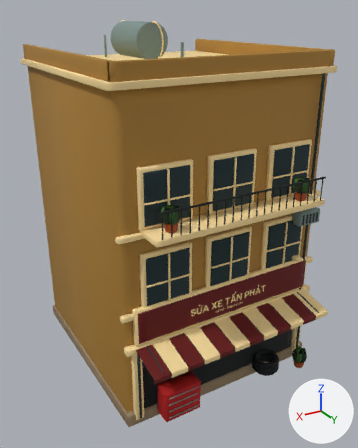
Renders of the FBX model Assets/PhoViet/Art/Streets/PV_StreetShop05.fbx from each side of a commit.
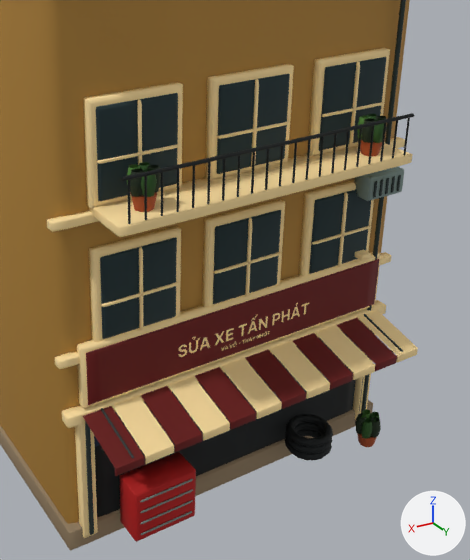
Old and new are each drawn whole from a 50 mm lens placed at (8.98, 15.76, 12.88), pointed at (0.12, 0.99, 5.5) and again close up on the part from 25% to 100% of the width and 25% to 97% of the height. Arrows for +X, +Y and +Z are at lower right; the lights stay in place. The older version's two pictures come first. Objects named as collision shapes, trigger or cutter boxes, shadow casters or lower levels of detail are left out. Where no turn or scale is listed for an object, it has been applied to the vertices. Vertices at exactly the same position are counted once.

In view in the first close-up: 'PV_StreetShop05_LOD0'.
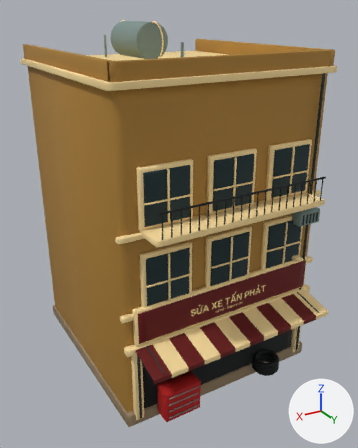
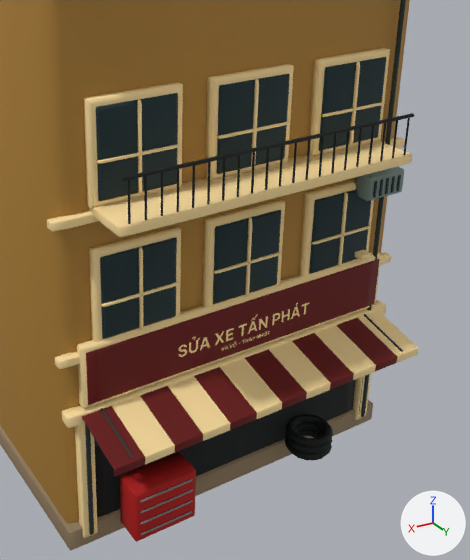
Changed parts and their boxes [x1, y1, x2, y2] in the close-ups (470 x 560 px; the box of a moved part takes in the faces that stretch with it):
part 1 of me_pv_streetshop05_lod0_003, deleted: before [127, 114, 387, 447]
part 2 of me_pv_streetshop05_lod0_003, moved or reshaped: before [83, 310, 418, 476]; after [82, 310, 418, 476]

Patch to the scene script:
```diff
--- a/Assets/PhoViet/Art/Streets/PV_StreetShop05.fbx.py
+++ b/Assets/PhoViet/Art/Streets/PV_StreetShop05.fbx.py
@@ me_pv_streetshop05_lod0_003 @@
 # used by ob_pv_streetshop05_lod0; location = (0.0, 0.0, 0.0)
-me_pv_streetshop05_lod0_003.from_pydata(...)  # 5937 vertices, 4646 faces; spans x -4.03..4.03, y -4.05..5.37, z 0.0..12.6
+me_pv_streetshop05_lod0_003.from_pydata(...)  # 5637 vertices, 4496 faces; spans x -4.03..4.03, y -4.05..5.37, z 0.0..12.6
+# me_pv_streetshop05_lod0_003 part 1: 18 loose pieces with 318 vertices, spanning x -3.31..2.8, y 4.26..5.06, z 0.24..7.81, are deleted
+# me_pv_streetshop05_lod0_003 part 2: 72 vertices moved from x -3.04..3.04, y 5.33..5.37, z 2.67..2.83 to x -3.02..3.02, y 5.33..5.37, z 2.67..2.83; 578 vertices removed from x -3.59..3.59, y 4.1..5.37, z 0.44..3.13; 616 vertices added at x -3.61..3.61, y 4.1..5.37, z 2.66..3.13
+# other edits to the shape of me_pv_streetshop05_lod0_003 do not show in these pictures
 me_pv_streetshop05_lod0_003.materials.append(mat_pv_streetatlas_001)
```
